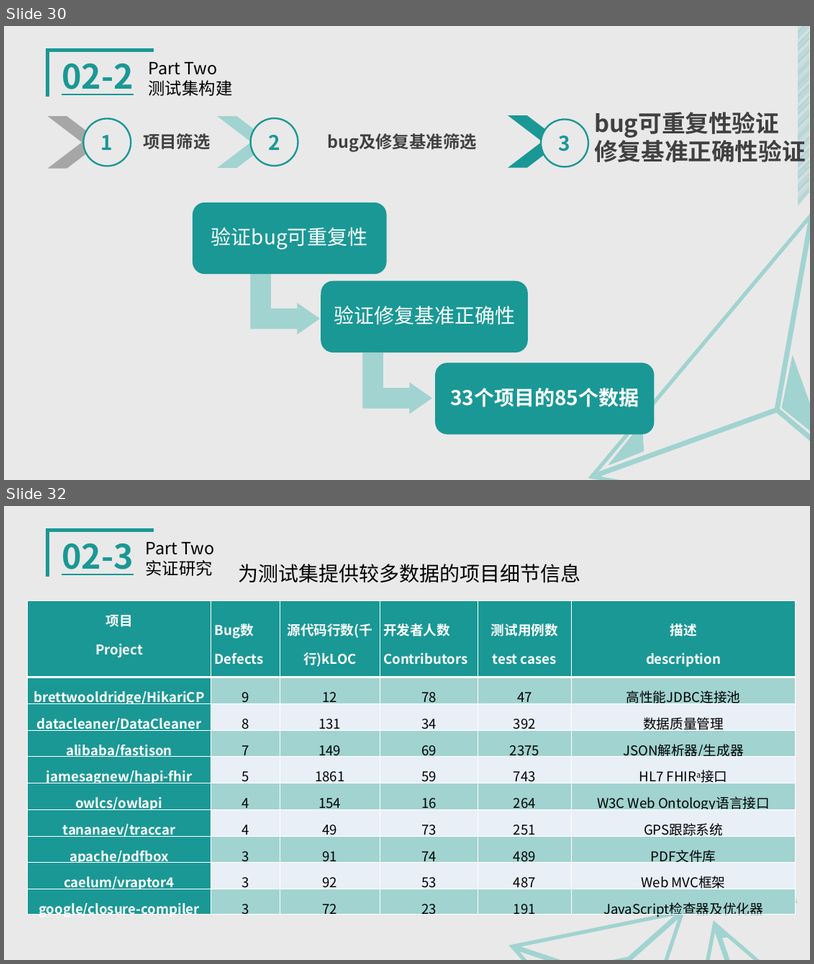
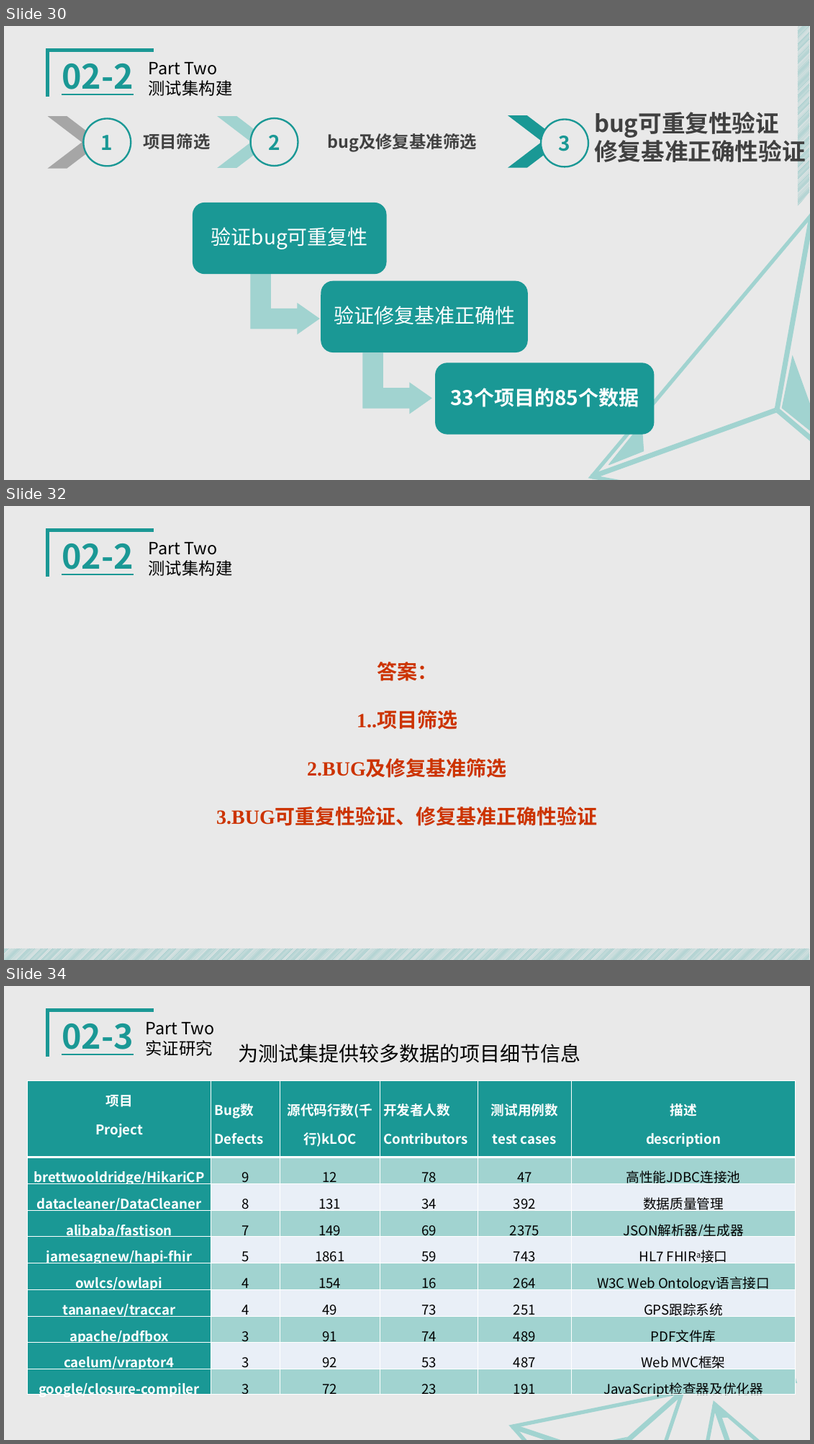
Before and after one commit to Ggiiljj/BALL_Date, a slide deck: 小组作业/SE2019春-G06-翻转课堂自动程序修复.pptx. Shown one above the other, each under a label of ours: slides 30 and 32 before the commit, slides 30, 32 and 34 after it; the slides between them are not shown. The pictures are 814x964 and 814x1444 pixels, drawn with LibreOffice and Linux fonts; fonts in the diff are those of the drawing. Boxes give left, top, right and bottom in pixels: in the first picture for what was removed or moved away, otherwise in the second. Text is boxed around its words. In the diff, an @@ line names an element or a change of style, - is before the commit and + after.

```diff
--- a/小组作业/SE2019春-G06-翻转课堂自动程序修复.pptx
+++ b/小组作业/SE2019春-G06-翻转课堂自动程序修复.pptx
@@ slide 32 added at (x1=4, y1=506, x2=810, y2=960), background #E9E9E9; not listed: 1 template element that a slide beside it also shows @@
@@ text added at (x1=62, y1=543, x2=134, y2=575), 40 pt, text #1A9895, bold, underline @@
+02-2
@@ text added at (x1=149, y1=542, x2=233, y2=576), 20 pt, text #000000 @@
+Part Two
+测试集构建
@@ text added at (x1=216, y1=662, x2=598, y2=826), 24 pt, text #CC3300, bold @@
+答案：
+1..项目筛选
+2.BUG及修复基准筛选
+3.BUG可重复性验证、修复基准正确性验证
@@ rectangle added at (x1=4, y1=948, x2=810, y2=960), fill pattern #1A9895 on #E9E9E9 @@
@@ what was slide 32 is now slide 34 @@
```
Also in this commit, not shown: 1 slide changed, 2 other slides added, 1 slide removed, 1 other file.
